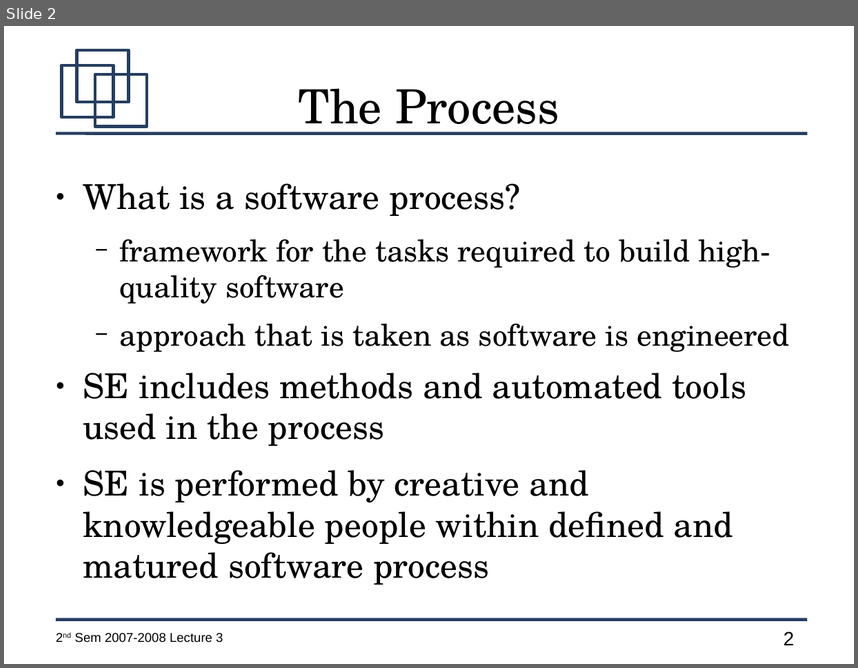
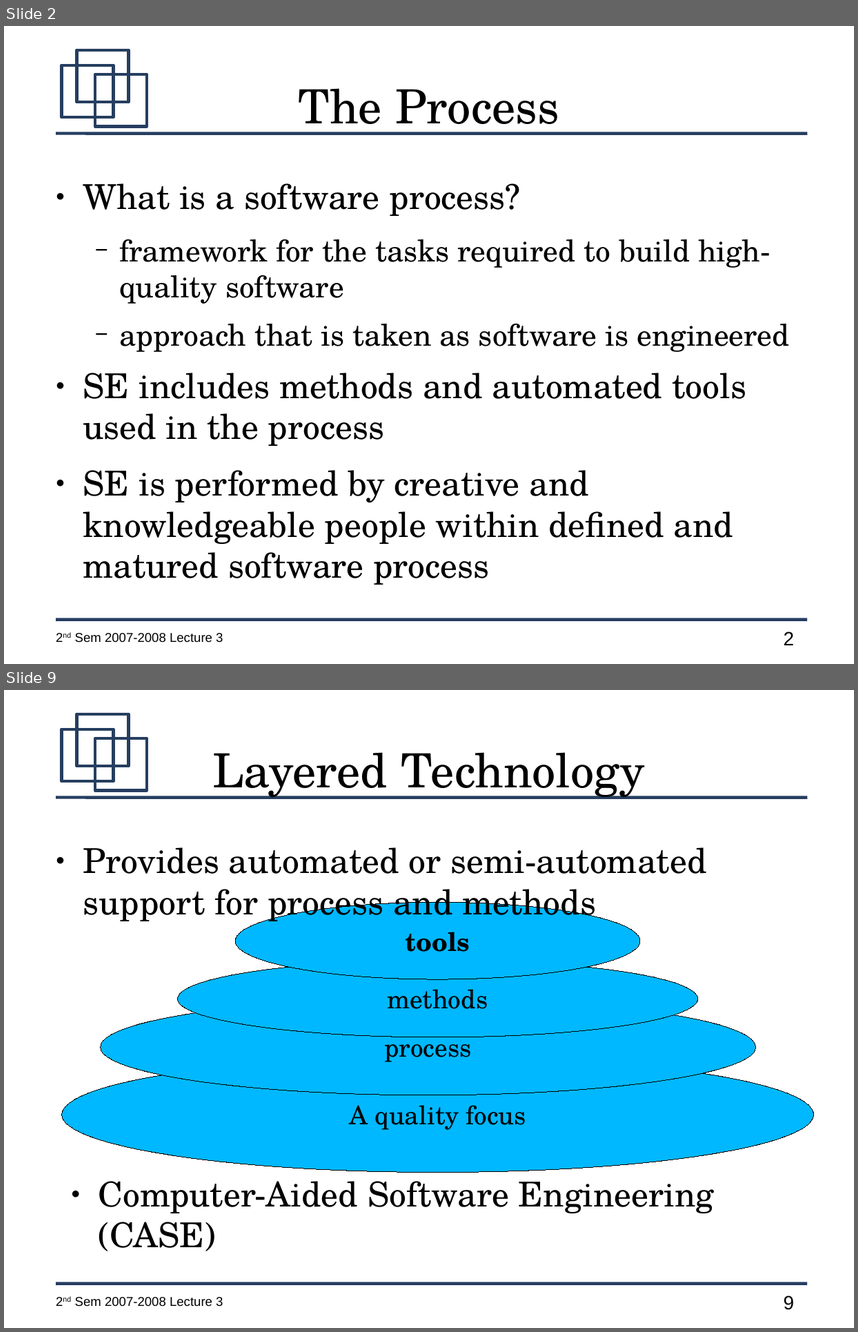
Before and after one commit to jachermocilla/jach-homepage, a slide deck: CMSC128-2nd-Sem-2007-L3.odp. Shown one above the other, each under a label of ours: slide 2 before the commit, slides 2 and 9 after it; the slides between them are not shown. The pictures are 858x668 and 858x1332 pixels, drawn with LibreOffice and Linux fonts; fonts in the diff are those of the drawing. Boxes give left, top, right and bottom in pixels: in the first picture for what was removed or moved away, otherwise in the second. Text is boxed around its words. In the diff, an @@ line names an element or a change of style, - is before the commit and + after.

```diff
--- a/CMSC128-2nd-Sem-2007-L3.odp
+++ b/CMSC128-2nd-Sem-2007-L3.odp
@@ slide 9 added at bbox=[4, 690, 854, 1328], background #FFFFFF; not listed: 7 template elements that a slide beside it also shows @@
@@ title added at bbox=[212, 752, 645, 799], 44 pt, text #000000 @@
+Layered Technology
@@ text added at bbox=[83, 847, 706, 925], 32 pt, text #000000 @@
+● Provides automated or semi-automated support for process and methods
@@ ellipse added at bbox=[235, 902, 640, 979], fill #00B8FF, outline #000000 0 pt, 24 pt, text #000000, bold @@
+tools
@@ ellipse added at bbox=[178, 960, 698, 1037], fill #00B8FF, outline #000000 0 pt, 24 pt, text #000000 @@
+methods
@@ ellipse added at bbox=[101, 998, 756, 1095], fill #00B8FF, outline #000000 0 pt, 24 pt, text #000000 @@
+process
@@ ellipse added at bbox=[62, 1056, 814, 1172], fill #00B8FF, outline #000000 0 pt, 24 pt, text #000000 @@
+A quality focus
@@ text added at bbox=[99, 1181, 714, 1251], 32 pt, text #000000 @@
+● Computer-Aided Software Engineering (CASE)
```
Also in this commit, not shown: 10 other slides added.
